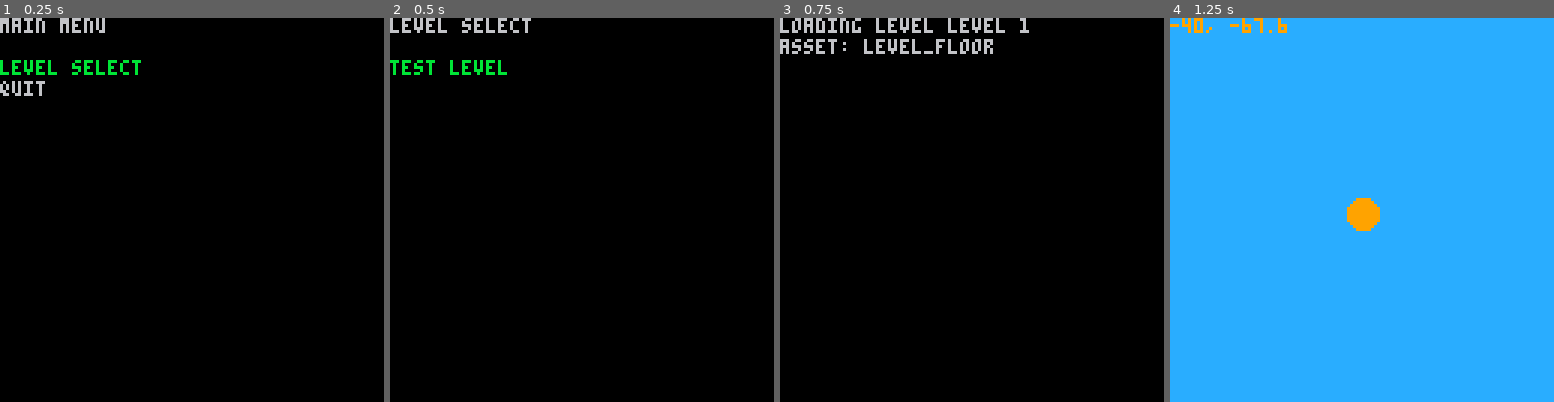
Above: before the commit, frames 1-4 (left to right).
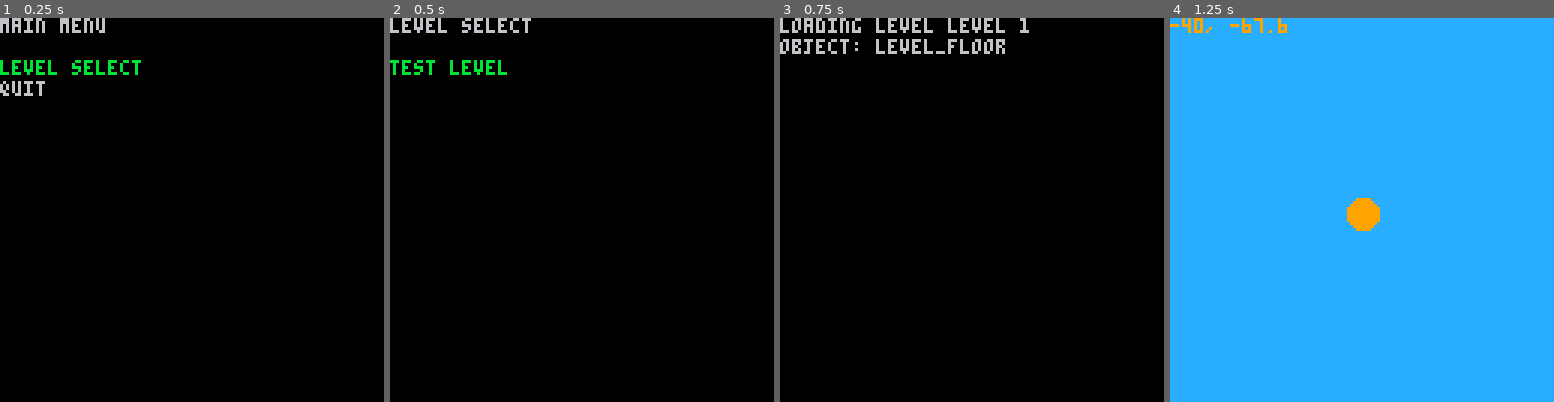
Above: after the commit, the same moments.

Repository: ajbowen249/pico_rico
Game: PICO-8 cartridge pico_rico.p8
The game is run twice, just before and just after one commit, with the same random seed, the same clock (stepped at 60 frames per second) and the same inputs.
Inputs:
- Up to frame 1 (0.25 s): no input
- Up to frame 2 (0.5 s): tap X (X key) at 0.33 s
- Up to frame 3 (0.75 s): tap X (X key) at 0.7 s
- Up to frame 4 (1.25 s): tap O (Z key) at 1.07 s

Frames 1-2 are identical in both runs. In frame 3, 0.6% of the frame differs, in the area x 0-59%, y 5-10%; in frame 4, nothing differs.

Commit message:
"asset" -> "object"

Diff:
--- a/lib/gameplay.p8
+++ b/lib/gameplay.p8
@@ -25,10 +25,10 @@
   local level = game_levels[level_state.level]
   local intersections = {}
 
-  for asset_i, asset in ipairs(level_state.assets) do
-    local asset_def = level.assets[asset_i]
-    if asset_def.type == at_underfill then
-      local points = get_points_in_window(asset.points, window)
+  for object_i, object in ipairs(level_state.objects) do
+    local object_def = level.objects[object_i]
+    if object_def.type == ot_underfill then
+      local points = get_points_in_window(object.points, window)
 
       for point_i, point in ipairs(points) do
         if point_i < #points then
@@ -52,10 +52,10 @@
   local level = game_levels[level_state.level]
   local intersections = {}
 
-  for asset_i, asset in ipairs(level_state.assets) do
-    local asset_def = level.assets[asset_i]
-    if asset_def.type == at_underfill then
-      local points = get_points_in_window(asset.points, window)
+  for object_i, object in ipairs(level_state.objects) do
+    local object_def = level.objects[object_i]
+    if object_def.type == ot_underfill then
+      local points = get_points_in_window(object.points, window)
 
       for point_i, point in ipairs(points) do
         if point_i < #points then
@@ -105,10 +105,10 @@
   local level = game_levels[level_state.level]
   local intersections = {}
 
-  for asset_i, asset in ipairs(level_state.assets) do
-    local asset_def = level.assets[asset_i]
-    if asset_def.type == at_underfill then
-      local points = get_points_in_window(asset.points, window)
+  for object_i, object in ipairs(level_state.objects) do
+    local object_def = level.objects[object_i]
+    if object_def.type == ot_underfill then
+      local points = get_points_in_window(object.points, window)
 
       for point_i, point in ipairs(points) do
         if point_i < #points then
@@ -321,17 +321,17 @@
 
   local window = level_state.camera:get_window()
 
-  for i, asset in ipairs(level_state.assets) do
-    local asset_def = level.assets[i]
-    if asset_def.type == at_underfill then
-      local points = map(get_points_in_window(asset.points, window, exclude_upper_y), function(point)
+  for i, object in ipairs(level_state.objects) do
+    local object_def = level.objects[i]
+    if object_def.type == ot_underfill then
+      local points = map(get_points_in_window(object.points, window, exclude_upper_y), function(point)
         return new_point(
           point.x - level_state.camera.location.x,
           point.y - level_state.camera.location.y
         )
       end)
 
-      draw_underfill(points, screen_size - 1, asset_def.color)
+      draw_underfill(points, screen_size - 1, object_def.color)
     end
   end
 
@@ -345,8 +345,8 @@
 function apply_level_rotation(rotation, center)
   local angle_diff = rotation - level_state.rotation
   local matrix = make_rotation_matrix(angle_diff)
-  for i, asset in ipairs(level_state.assets) do
-    asset.points = map(asset.points, function(point)
+  for i, object in ipairs(level_state.objects) do
+    object.points = map(object.points, function(point)
       return mat21_to_point(mat22_mul_mat_21(matrix, point:sub(center):to_mat21())):add(center)
     end)
   end
--- a/lib/levels.p8
+++ b/lib/levels.p8
@@ -5,17 +5,17 @@
 -->8
 -- levels
 
--- asset types
-at_underfill = 1
+-- object types
+ot_underfill = 1
 
 game_levels = {
   {
     name = "level 1",
     background_color = 12,
-    assets = {
+    objects = {
       {
         name = "level_floor",
-        type = at_underfill,
+        type = ot_underfill,
         spline = "37,-166.72409057617188,-0.7519989013671875,-157.89453125,-0.725616455078125,-110.53113555908203,-0.82 …(4796 unchanged characters)…
         color = 2,
       },
@@ -33,13 +33,13 @@
   game_mode = gm_loading_level
   loading_level_state = {
     level = level,
-    loading_asset = 1,
+    loading_object = 1,
     loading_state = ls_init,
   }
 
   level_state = {
     level = level,
-    assets = {},
+    objects = {},
     initialized = false,
   }
 end
@@ -47,10 +47,10 @@
 function draw_loading_level()
   cls()
   local level = game_levels[loading_level_state.level]
-  local asset_def = level.assets[loading_level_state.loading_asset]
+  local object_def = level.objects[loading_level_state.loading_object]
 
   print("loading level " .. level.name, 0, 0, 6)
-  print("asset: " .. asset_def.name, 0, 7, 6)
+  print("object: " .. object_def.name, 0, 7, 6)
 end
 
 function update_loading_level()
@@ -58,20 +58,20 @@
   if loading_level_state.loading_state == ls_init then
     loading_level_state.loading_state = ls_load
   elseif loading_level_state.loading_state == ls_load then
-    local asset_def = level.assets[loading_level_state.loading_asset]
-    local asset = { }
+    local object_def = level.objects[loading_level_state.loading_object]
+    local object = { }
 
-    if asset_def.type == at_underfill then
-      asset.color = asset_def.color
-      local spline = bez_spline_from_string(asset_def.spline)
-      asset.points = spline:sample_with_fixed_length(bezier_spline_sample_incr)
-      -- asset.points = spline:sample(bezier_spline_sample_incr)
+    if object_def.type == ot_underfill then
+      object.color = object_def.color
+      local spline = bez_spline_from_string(object_def.spline)
+      object.points = spline:sample_with_fixed_length(bezier_spline_sample_incr)
+      -- object.points = spline:sample(bezier_spline_sample_incr)
     end
 
-    level_state.assets[#level_state.assets + 1] = asset
+    level_state.objects[#level_state.objects + 1] = object
 
-    loading_level_state.loading_asset += 1
-    if loading_level_state.loading_asset > #level.assets then
+    loading_level_state.loading_object += 1
+    if loading_level_state.loading_object > #level.objects then
       begin_level(loading_level_state.level)
     end
   end
--- a/pico_rico.p8
+++ b/pico_rico.p8
@@ -2,7 +2,6 @@
 version 41
 __lua__
 
--->8
 -- imports
 
 #include ./lib/constants.p8
